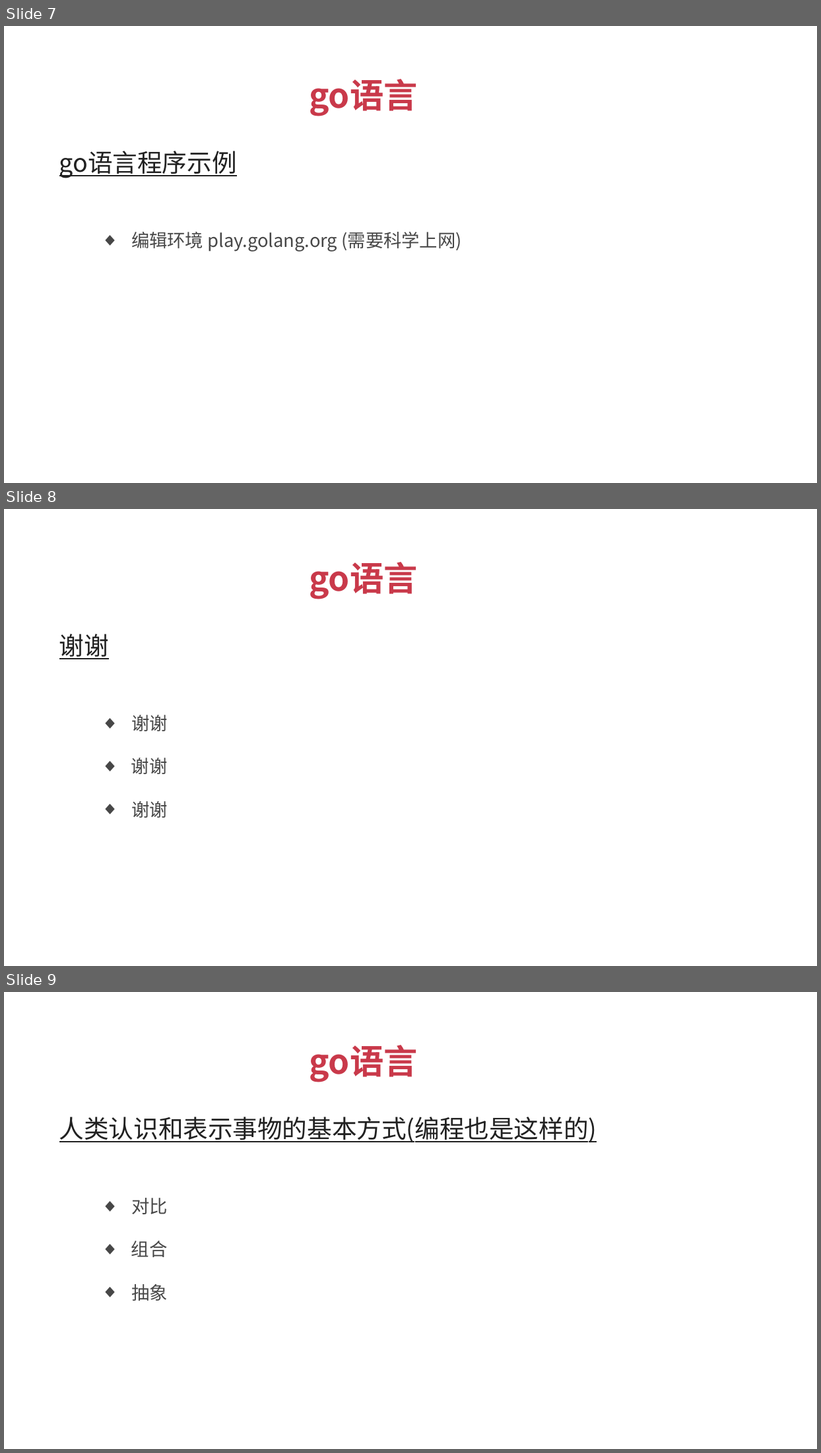
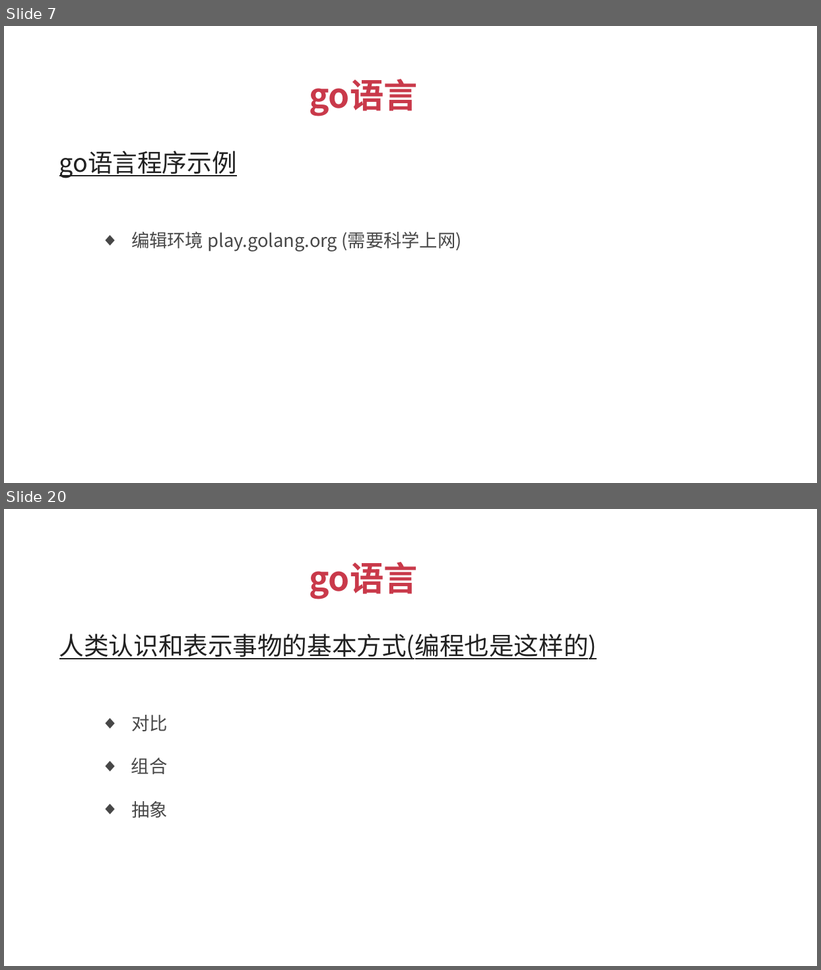
Before and after one commit to xuqiang76/golang, a slide deck: tuling/go语言_傻大猫.pptx. Shown one above the other, each under a label of ours: slides 7, 8 and 9 before the commit, slides 7 and 20 after it; the slides between them are not shown. The pictures are 821x1453 and 821x970 pixels, drawn with LibreOffice and Linux fonts; fonts in the diff are those of the drawing. Boxes give left, top, right and bottom in pixels: in the first picture for what was removed or moved away, otherwise in the second. Text is boxed around its words. In the diff, an @@ line names an element or a change of style, - is before the commit and + after.

```diff
--- a/tuling/go语言_傻大猫.pptx
+++ b/tuling/go语言_傻大猫.pptx
@@ slide 8 removed at (x1=4, y1=509, x2=817, y2=966), background #FFFFFF @@
@@ text removed at (x1=309, y1=562, x2=417, y2=599) @@
-go语言
@@ text removed at (x1=59, y1=634, x2=109, y2=659) @@
-谢谢
@@ text removed at (x1=131, y1=715, x2=168, y2=731) @@
-  ◆ 谢谢
@@ text removed at (x1=131, y1=758, x2=168, y2=774) @@
-  ◆ 谢谢
@@ text removed at (x1=131, y1=801, x2=168, y2=818) @@
-  ◆ 谢谢
@@ what was slide 9 is now slide 20 @@
```
Also in this commit, not shown: 2 slides changed, 1 slide added, 4 other files.
